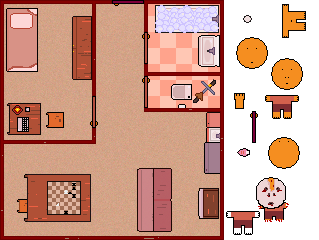
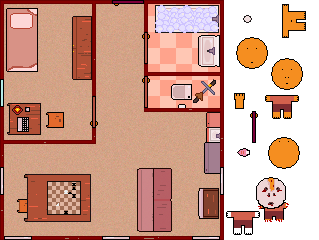
Comparing the layer stacks of the two 319 x 240 images. Changes:
moved "Layer 1 copy 33" above "Layer 50" over [192, 236, 220, 240]
moved "Layer 1 copy 36" above "Layer 1 copy 38" over [0, 79, 4, 107]
moved "Layer 1 copy 38" above "Layer 1 copy 37" over [220, 167, 224, 195]
moved "Layer 1 copy 37" above "Layer 1 copy 35" over [0, 167, 4, 195]
moved "Layer 1 copy 35" above "Layer 1 copy 34" over [4, 236, 32, 240]
moved "Layer 1 copy 34" above "Layer 1 copy 29" over [102, 236, 130, 240]
